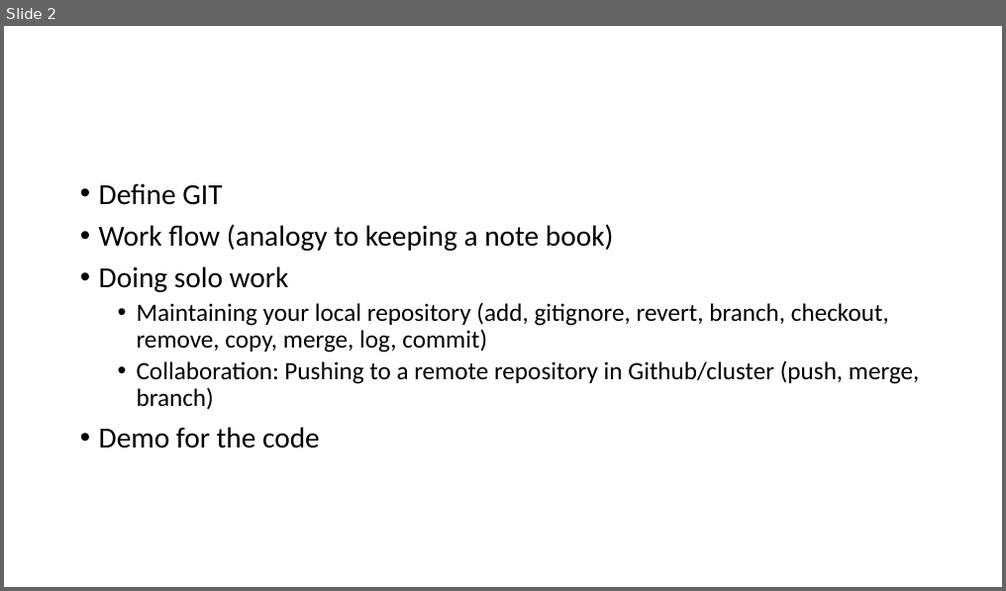
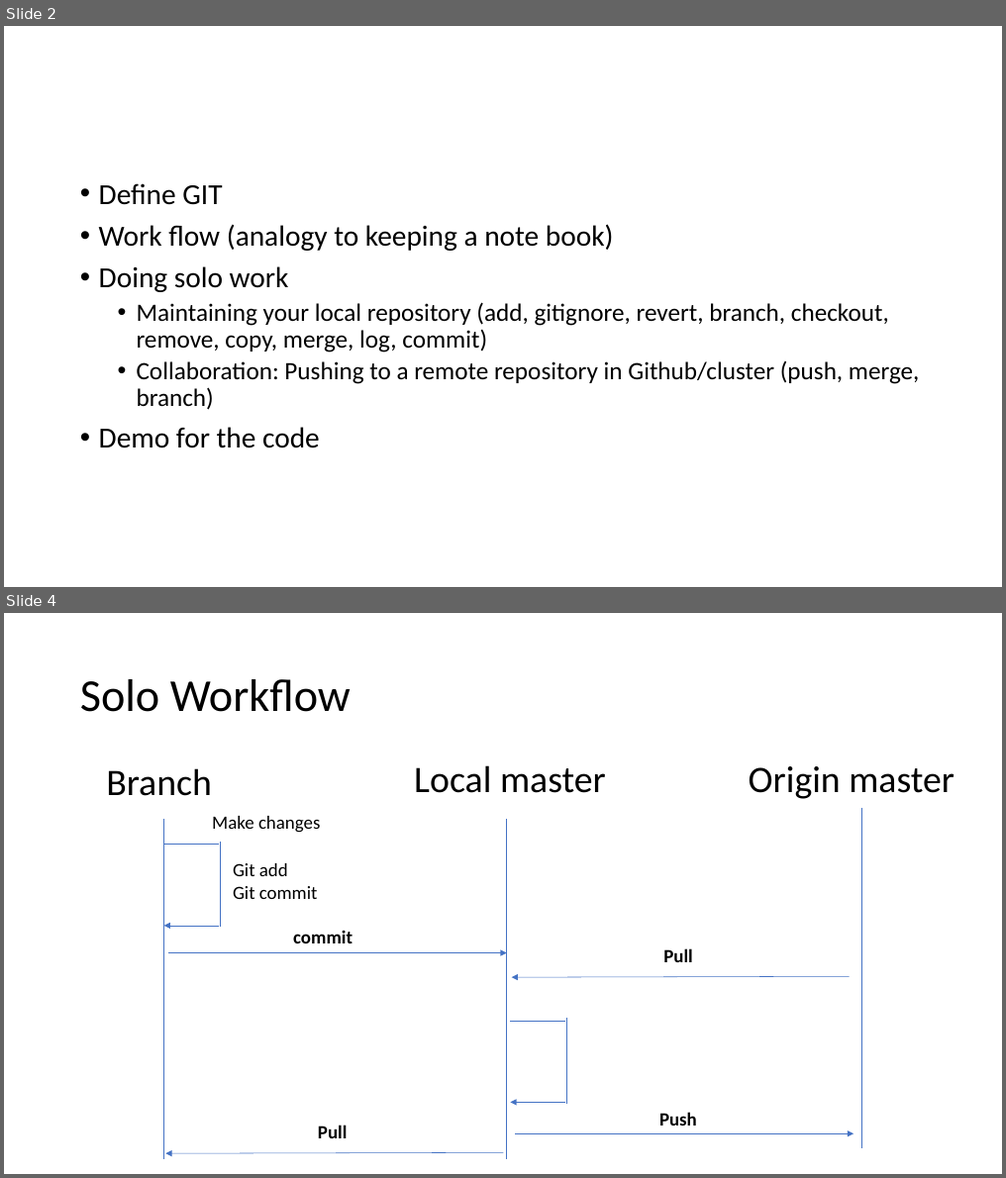
Before and after one commit to jwrauch/git-group-meeting-presentation, a slide deck: learn-to-git.pptx. Shown one above the other, each under a label of ours: slide 2 before the commit, slides 2 and 4 after it; the slides between them are not shown. The pictures are 1006x591 and 1006x1178 pixels, drawn with LibreOffice and Linux fonts; fonts in the diff are those of the drawing. Boxes give left, top, right and bottom in pixels: in the first picture for what was removed or moved away, otherwise in the second. Text is boxed around its words. In the diff, an @@ line names an element or a change of style, - is before the commit and + after.

Commit message:
added a slide for solo work flow

```diff
--- a/learn-to-git.pptx
+++ b/learn-to-git.pptx
@@ slide 4 added at (4,613,1002,1174), background #FFFFFF @@
@@ title added at (80,679,350,712), 44 pt, text #000000 @@
+Solo Workflow
@@ text added at (106,768,212,796), 36 pt, text #000000 @@
+Branch
@@ text added at (414,765,606,793), 36 pt, text #000000 @@
+Local master
@@ text added at (748,766,954,799), 36 pt, text #000000 @@
+Origin master
@@ line added from (164, 819) to (164, 1159), #4472C4 0.5 pt @@
@@ text added at (212,816,320,833), 18 pt, text #000000 @@
+Make changes
@@ line added from (507, 819) to (507, 1159), #4472C4 0.5 pt @@
@@ line added from (862, 808) to (862, 1149), #4472C4 0.5 pt @@
@@ line added from (164, 845) to (220, 845), #4472C4 0.5 pt @@
@@ line added from (220, 842) to (220, 928), #4472C4 0.5 pt @@
@@ text added at (233,863,318,899), 18 pt, text #000000 @@
+Git add
+Git commit
@@ arrow added from (220, 926) to (164, 926), #4472C4 0.5 pt @@
@@ text added at (293,931,352,944), 18 pt, text #000000, bold @@
+commit
@@ arrow added from (168, 953) to (507, 953), #4472C4 0.5 pt @@
@@ text added at (663,949,692,962), 18 pt, text #000000, bold @@
+Pull
@@ arrow added from (849, 977) to (512, 977), #4472C4 0.5 pt @@
@@ line added from (511, 1021) to (565, 1021), #4472C4 0.5 pt @@
@@ line added from (566, 1018) to (566, 1104), #4472C4 0.5 pt @@
@@ arrow added from (565, 1103) to (511, 1103), #4472C4 0.5 pt @@
@@ text added at (659,1112,697,1126), 18 pt, text #000000, bold @@
+Push
@@ text added at (318,1125,347,1139), 18 pt, text #000000, bold @@
+Pull
@@ arrow added from (515, 1134) to (853, 1134), #4472C4 0.5 pt @@
@@ arrow added from (503, 1153) to (165, 1154), #4472C4 0.5 pt @@
```
Also in this commit, not shown: 1 other slide added, 1 slide removed.
